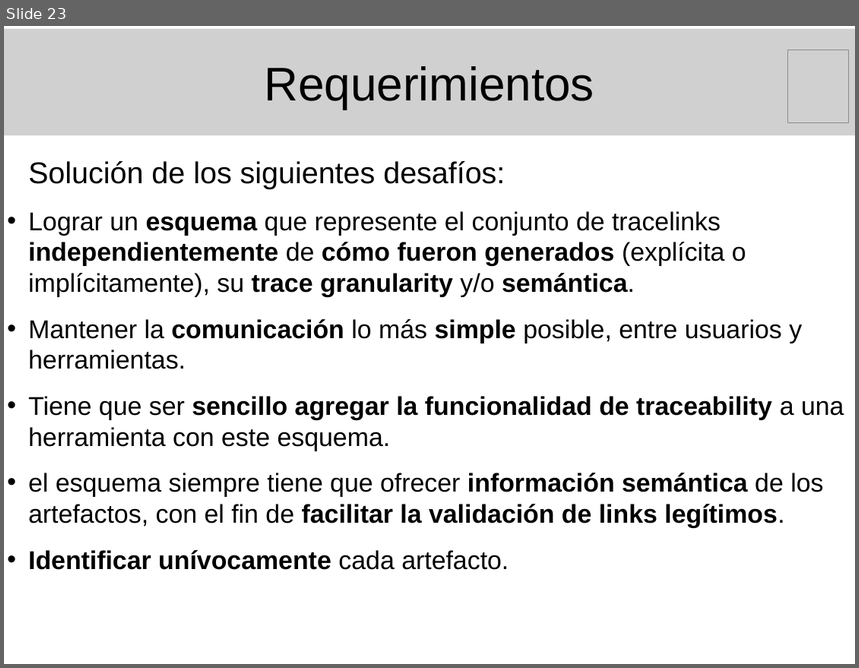
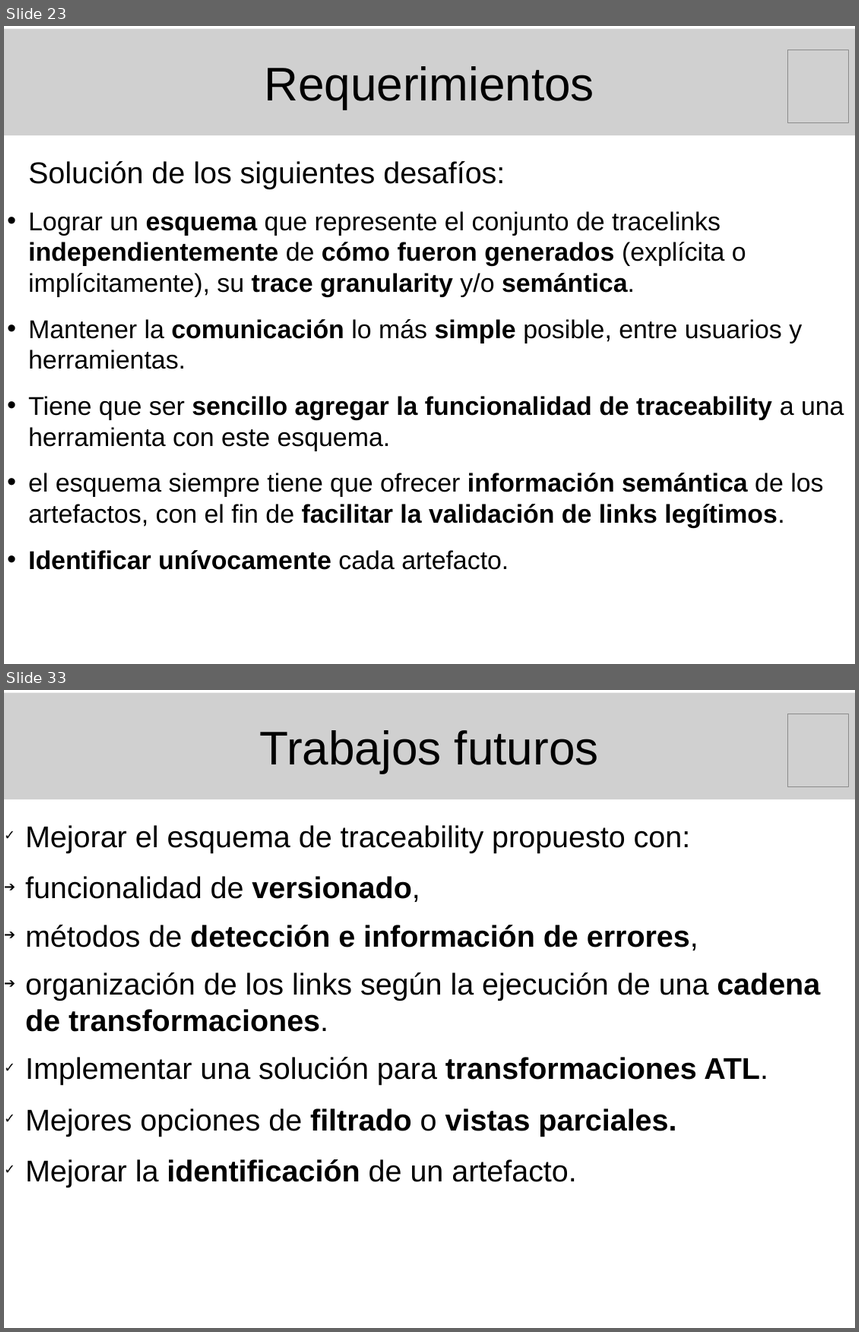
Before and after one commit to marianogili/TraceabilityEditor, a slide deck: Presentacion/PresentacionGili.odp. Shown one above the other, each under a label of ours: slide 23 before the commit, slides 23 and 33 after it; the slides between them are not shown. The pictures are 859x668 and 859x1332 pixels, drawn with LibreOffice and Linux fonts; fonts in the diff are those of the drawing; grey boxes stand for pictures. Boxes give left, top, right and bottom in pixels: in the first picture for what was removed or moved away, otherwise in the second. Text is boxed around its words. In the diff, an @@ line names an element or a change of style, - is before the commit and + after.

Commit message:
Presentación de la tesis:  - Manos a la obra      -> Esquema propuesto      -> Prototipo      -> Tecnologías usadas      -> Conclusión      -> Trabajos futuros

```diff
--- a/Presentacion/PresentacionGili.odp
+++ b/Presentacion/PresentacionGili.odp
@@ slide 33 added at box(4, 690, 855, 1328), background #FFFFFF @@
@@ picture added at box(4, 693, 855, 799), 44 pt, text #000000 @@
+Trabajos futuros
@@ picture added at box(789, 714, 850, 787) @@
@@ text added at box(25, 825, 820, 1188), 28 pt, text #000000 @@
+✓ Mejorar el esquema de traceability propuesto con:
+  ➔ funcionalidad de versionado,
+  ➔ métodos de detección e información de errores,
+  ➔ organización de los links según la ejecución de una cadena de transformaciones.
+✓ Implementar una solución para transformaciones ATL.
+✓ Mejores opciones de filtrado o vistas parciales.
+✓ Mejorar la identificación de un artefacto.
```
Also in this commit, not shown: 10 other slides added.
